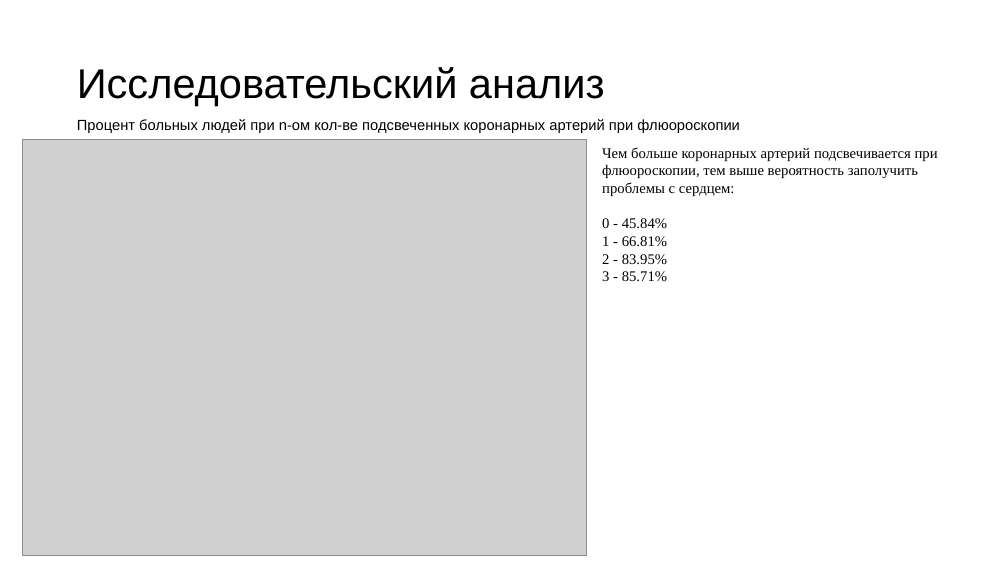
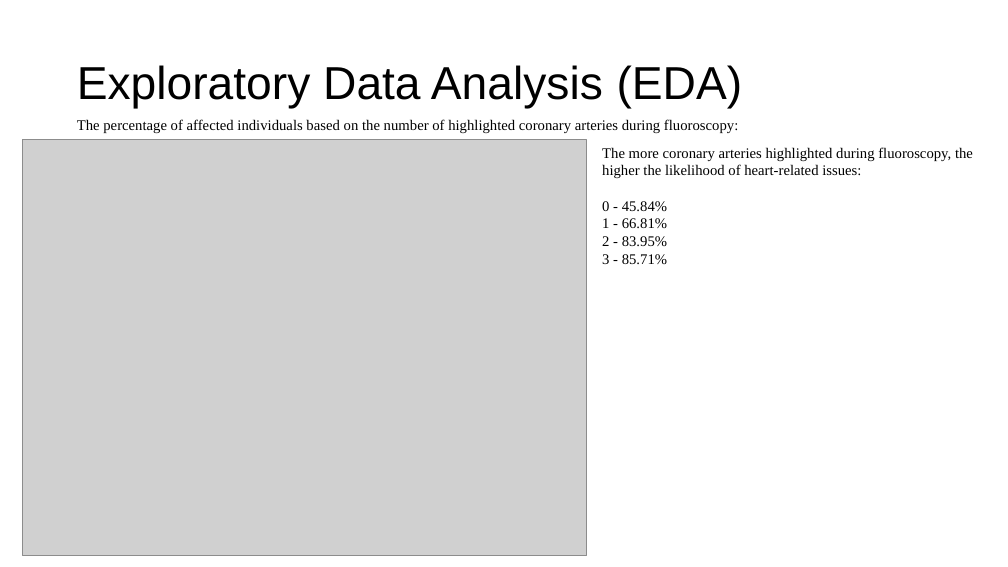
Before and after one commit to Sh1zo1d/pet-projects, a slide deck: slide 9 of Classical ML/Predictions of Heart Disease Presence/Presentation Predictions of Heart Disease Presence.pptx (slide 8 before the commit). Drawn at 1008x567 pixels with LibreOffice and Linux fonts; fonts in the diff are those of the drawing; grey boxes stand for pictures. Boxes give left, top, right and bottom in pixels: in the first picture for what was removed or moved away, otherwise in the second. Text is boxed around its words. In the diff, an @@ line names an element or a change of style, - is before the commit and + after.

```diff
--- a/Classical ML/Predictions of Heart Disease Presence/Presentation Predictions of Heart Disease Presence.pptx
+++ b/Classical ML/Predictions of Heart Disease Presence/Presentation Predictions of Heart Disease Presence.pptx
@@ title at <box>77,65,743,109</box>: text changed; size 39.6 to 44 pt @@
-Исследовательский анализ
+Exploratory Data Analysis (EDA)
@@ text at <box>77,119,738,133</box>: text changed; font Arial to Times New Roman @@
-Процент больных людей при n-ом кол-ве подсвеченных коронарных артерий при флюороскопии
+The percentage of affected individuals based on the number of highlighted coronary arteries during fluoroscopy:
@@ text at <box>602,147,973,178</box>: text changed @@
-Чем больше коронарных артерий подсвечивается при флюороскопии, тем выше вероятность заполучить проблемы с сердцем:
+The more coronary arteries highlighted during fluoroscopy, the higher the likelihood of heart-related issues:
```
Also in this commit, not shown: 2 other slides changed, 12 slides added, 11 slides removed.
